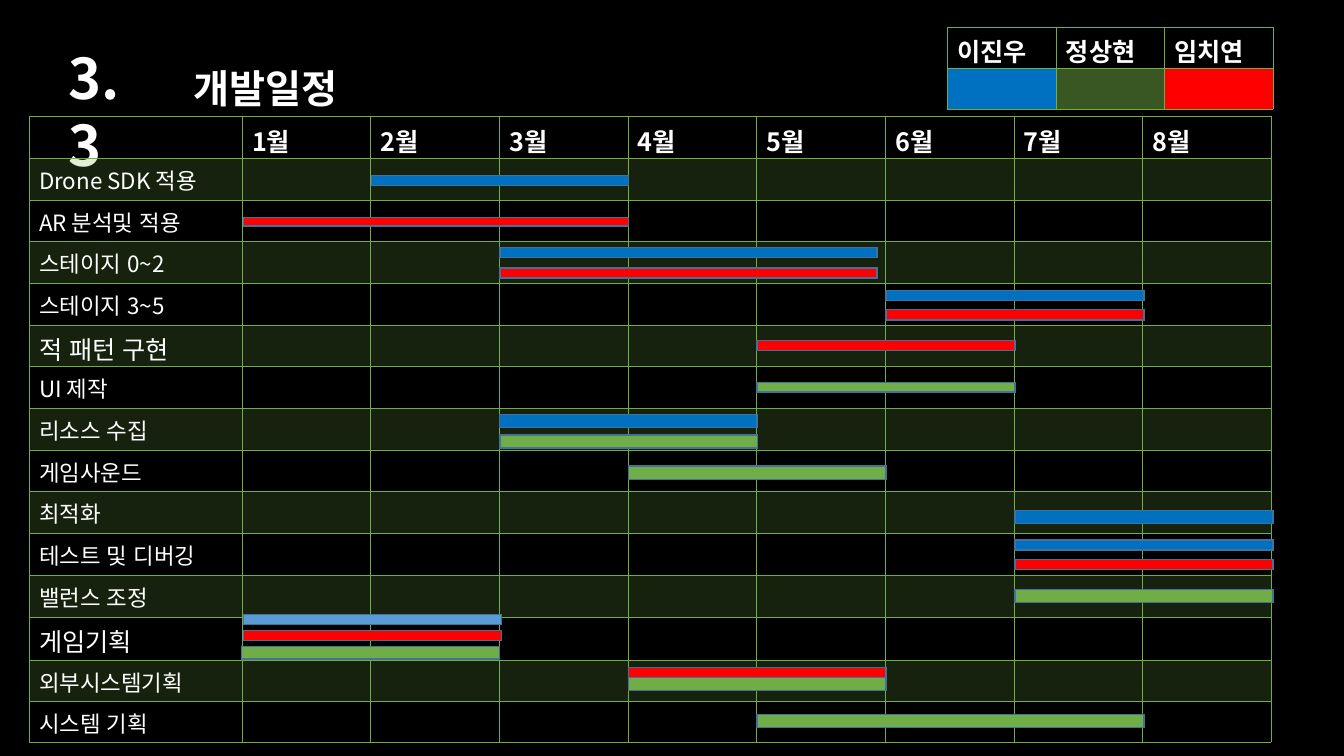
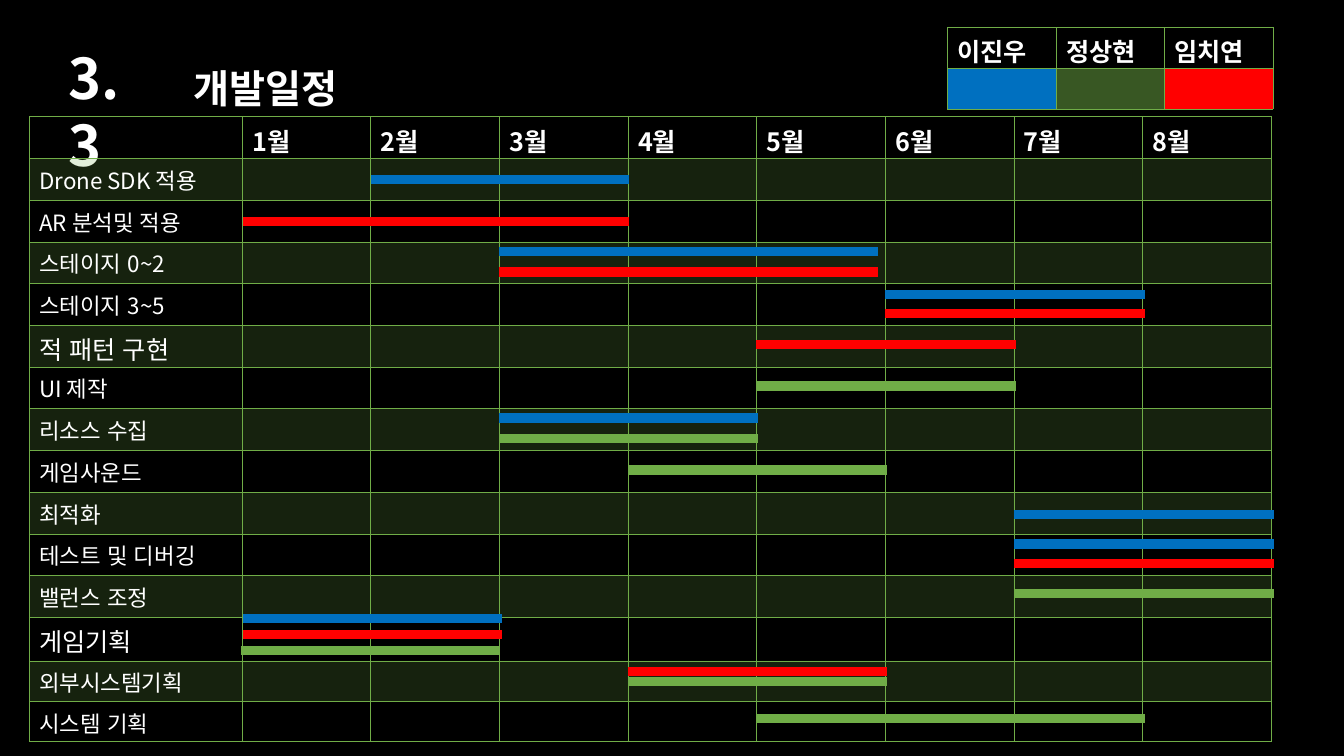
Before and after one commit to forestwind/timeportal, a slide deck: slide 17 of 기획서/타임포탈 제안서 이진우_정상현_임치연(2차발표).ppt. Drawn at 1344x756 pixels with LibreOffice and Linux fonts; fonts in the diff are those of the drawing. Boxes give left, top, right and bottom in pixels: in the first picture for what was removed or moved away, otherwise in the second. Text is boxed around its words. In the diff, an @@ line names an element or a change of style, - is before the commit and + after.

```diff
--- a/기획서/타임포탈 제안서 이진우_정상현_임치연(2차발표).ppt
+++ b/기획서/타임포탈 제안서 이진우_정상현_임치연(2차발표).ppt
@@ outline #41719C 0.99 pt to #FF0000 0.99 pt in 7 elements at (x1=243, y1=218, x2=628, y2=226), (x1=500, y1=268, x2=877, y2=276), (x1=1015, y1=559, x2=1272, y2=567), (x1=243, y1=631, x2=501, y2=639), (x1=628, y1=667, x2=886, y2=675), (x1=886, y1=309, x2=1144, y2=317), (x1=757, y1=341, x2=1015, y2=349) @@
@@ rectangle resized from (x1=499, y1=414, x2=757, y2=427) to (x1=499, y1=414, x2=757, y2=422) @@
@@ outline #41719C 0.99 pt to #70AD47 0.99 pt in 7 elements at (x1=757, y1=382, x2=1015, y2=390), (x1=242, y1=647, x2=500, y2=655), (x1=757, y1=714, x2=1144, y2=722), (x1=1015, y1=589, x2=1272, y2=597), (x1=628, y1=466, x2=886, y2=475), (x1=628, y1=677, x2=886, y2=685), (x1=500, y1=434, x2=758, y2=442) @@
@@ rectangle resized from (x1=500, y1=434, x2=758, y2=447) to (x1=500, y1=434, x2=758, y2=442) @@
@@ rectangle resized from (x1=628, y1=466, x2=886, y2=480) to (x1=628, y1=466, x2=886, y2=475) @@
@@ outline #41719C 0.99 pt to #0070C0 0.99 pt in 6 elements at (x1=500, y1=247, x2=877, y2=255), (x1=1015, y1=540, x2=1272, y2=548), (x1=886, y1=290, x2=1144, y2=298), (x1=372, y1=175, x2=629, y2=183), (x1=499, y1=414, x2=757, y2=422), (x1=1015, y1=510, x2=1272, y2=518) @@
@@ rectangle resized from (x1=1015, y1=510, x2=1272, y2=523) to (x1=1015, y1=510, x2=1272, y2=518) @@
@@ rectangle resized from (x1=1015, y1=589, x2=1272, y2=602) to (x1=1015, y1=589, x2=1272, y2=597) @@
@@ rectangle at (x1=243, y1=615, x2=501, y2=623): fill #5B9BD5 to #0070C0; outline #41719C 0.99 pt to #0070C0 0.99 pt @@
@@ rectangle resized from (x1=242, y1=647, x2=500, y2=659) to (x1=242, y1=647, x2=500, y2=655) @@
@@ rectangle resized from (x1=628, y1=677, x2=886, y2=690) to (x1=628, y1=677, x2=886, y2=685) @@
@@ rectangle resized from (x1=757, y1=714, x2=1144, y2=727) to (x1=757, y1=714, x2=1144, y2=722) @@
```
Also in this commit, not shown: 7 other slides changed, 1 slide removed.
